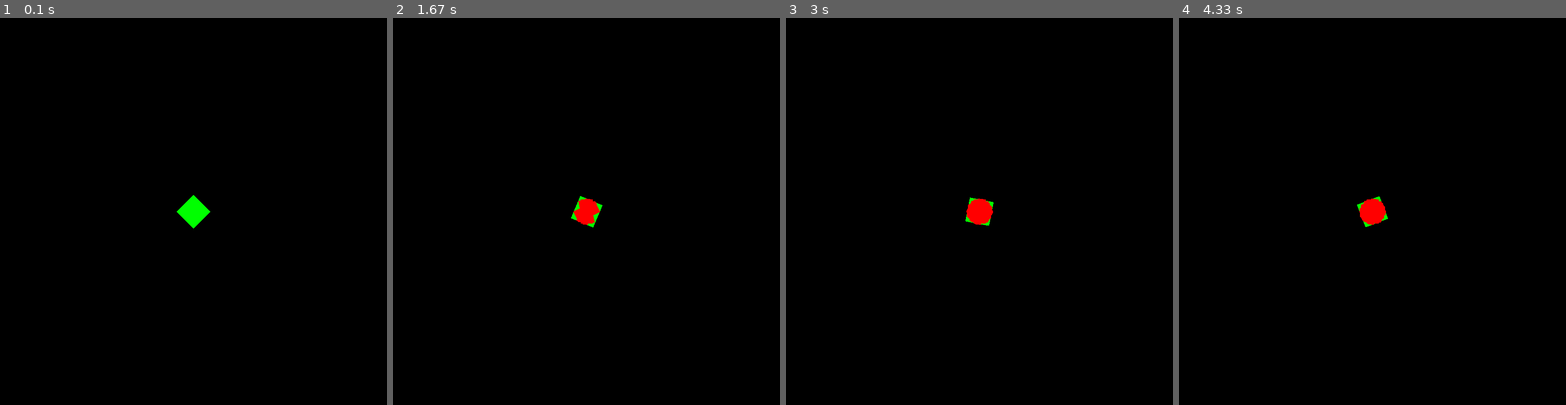
Above: before the commit, frames 1-4 (left to right).
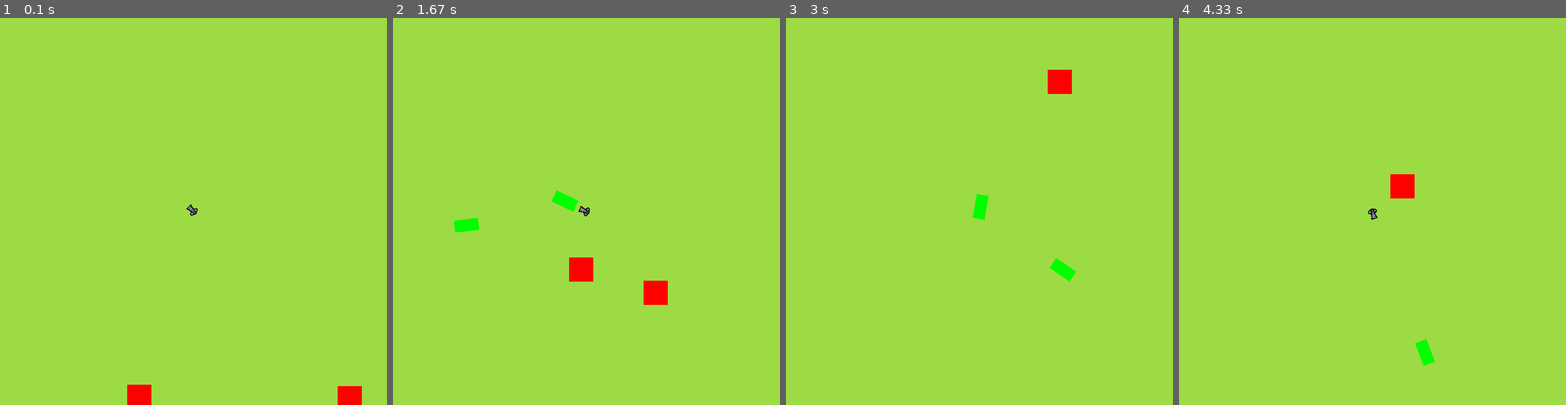
Above: after the commit, the same moments.

Repository: quinn-skidmore/pygame-top-down-shooter
Game: pygame game, started from main.py
Same seed, same stepped clock (60 frames per second), same inputs: the game is played once before the commit and once after it.
Inputs (mouse positions are in pixels of both pictures, inside the frame that each line leads up to):
- Up to frame 1 (0.1 s): no input
- Up to frame 2 (1.67 s): click (586, 211) at 0.38 s; hold Right 0.67-1.13 s; click (710, 199) at 0.75 s; hold Up 1.17-1.47 s; click (493, 215) at 1.25 s; hold Right from 1.5 s (still down); click (466, 153) at 1.58 s
- Up to frame 3 (3 s): release Right at 1.97 s; hold Left 2-2.53 s; click (1037, 76) at 2.08 s; hold Down 2.57-2.87 s; click (1025, 246) at 2.65 s; hold Left from 2.9 s (still down); click (987, 79) at 2.98 s
- Up to frame 4 (4.33 s): release Left at 3.3 s; hold Up 3.33-3.7 s; click (1233, 199) at 3.42 s; hold Right from 3.73 s (still down); click (1376, 254) at 3.82 s

The runs differ from the first frame. In frame 1, 100% of the frame differs, in the area x 0-100%, y 0-100%; in frame 2, 100%; in frame 3, 100%; in frame 4, 100%.

Commit message:
sprites are bugged, shooting works, enemies almost work

Diff:
--- a/main.py
+++ b/main.py
@@ -18,19 +18,26 @@
         self.health -= damage
         if(self.health < 0):
             entities.remove(self)
+            self.kill()
 
     def move(self):
         self.pos += self.velocity
+        self.rect.centerx = self.pos.x
+        self.rect.centery = self.pos.y
 
 class Player(Entity):
     def __init__(self, pos, health):
         super(Entity, self).__init__()
         self.image = pygame.Surface((50,50), pygame.SRCALPHA, 32)
         self.original_image = pygame.Surface((50,50), pygame.SRCALPHA, 32)
-        self.image.convert_alpha()
-        self.original_image.convert_alpha()
-        self.image.fill((0,255,0))
-        self.original_image.fill((0,255,0))
+        self.shoot_files = ["Cannon/basiccannontop-frame1.png", "Cannon/basiccannontop-frame2.png","Cannon/basiccannontop-frame3.png"]
+        self.shoot_images = [pygame.image.load(filename).convert_alpha() for filename in self.shoot_files]
+        self.index = 0
+
+        self.pics = [[self.shoot_images[0]],[img for img in self.shoot_images]]
+        self.image = self.pics[0][0]
+        self.original_image = self.pics[0][0]
+
         self.rect = self.image.get_rect(center = pos)
         self.pos = pos
         self.velocity = pygame.Vector2(0,0)
@@ -40,20 +47,21 @@
     def shoot(self):
         self.bullets.add(Bullet(self.rect.center,10))
 
+
     def point_to_mouse(self):
         mouse_x, mouse_y = pygame.mouse.get_pos()
         rel_x, rel_y = mouse_x - self.rect.x, mouse_y - self.rect.y
         angle = (180 / math.pi) * -math.atan2(rel_y, rel_x)
-        self.image = pygame.transform.rotate(self.original_image, int(angle))
+        self.image = pygame.transform.rotate(self.original_image, int(angle) - 90)
         self.rect = self.image.get_rect(center=self.pos)
 
 class Bullet(Entity):
     def __init__(self, pos, speed):
         super(Entity, self).__init__()
-        self.image = pygame.Surface((25,50), pygame.SRCALPHA, 32)
+        self.image = pygame.Surface((50,25), pygame.SRCALPHA, 32)
         self.image.convert_alpha()
 
-        self.image.fill((255,0,0))
+        self.image.fill((0,255,0))
         self.rect = self.image.get_rect(center = pos)
         self.velocity = pygame.Vector2(0,0)
         self.speed = speed
@@ -68,21 +76,77 @@
         angle = (180 / math.pi) * -math.atan2(rel_y, rel_x)
         self.image = pygame.transform.rotate(self.image, int(angle))
         self.rect = self.image.get_rect(center=self.pos)
+
+class Enemy(Entity):
+    def __init__(self, health, player):
+        super(Entity, self).__init__()
+        self.image = pygame.Surface((50,50), pygame.SRCALPHA, 32)
+        self.original_image = pygame.Surface((50,50), pygame.SRCALPHA, 32)
+        self.image.convert_alpha()
+        self.original_image.convert_alpha()
+        self.image.fill((255,0,0))
+        self.original_image.fill((0,255,0))
+
+        self.pos = pygame.Vector2(0,0)
+        spawn_wall = random.randint(0,4)
+        if(spawn_wall == 0):
+            self.pos.x = random.randint(0,800)
+            self.pos.y = 800
+        elif(spawn_wall == 1):
+            self.pos.y = random.randint(-800,0)
+            self.pos.x = -800
+        elif(spawn_wall == 2):
+            self.pos.x = random.randint(0,800)
+            self.pos.y = -800
+        else:
+            self.pos.y = random.randint(-800,0)
+            self.pos.x = 800
+
+        self.rect = self.image.get_rect(center = self.pos)
+        self.velocity = pygame.Vector2(0,0)
+        self.health = health
+        self.player = player
+        self.speed = 3
+
+        self.point_to_player()
+
+    def point_to_player(self):
+        player_x = player.pos.x
+        player_y = player.pos.y
+        rel_x, rel_y = player_x - self.rect.x, player_y - self.rect.y
+        self.velocity = pygame.Vector2(rel_x,rel_y).normalize() * self.speed
+
+    def collision_detector(self):
+        gets_hit = pygame.sprite.spritecollide(self, player.bullets, True)
+        if(gets_hit):
+            self.take_damage(1)
+        if(pygame.Rect.colliderect(self.rect,self.player.rect)):
+            self.kill()
+
+
 # Initialize Pygame and give access to all the methods in the package
 pygame.init()
 
 # Set up the screen dimensions
 screen_width = 800
 screen_height = 800
-screen = pygame.display.set_mode((screen_width, screen_height))
+screen = pygame.display.set_mode((screen_width, screen_height), pygame.SCALED)
+
+screen.fill((156,219,67))
 pygame.display.set_caption("Top Down Shooter")
 
 # Create clock to later control frame rate
 clock = pygame.time.Clock()
 
 entities = pygame.sprite.Group()
-player = Player((400,400),1000)
+enemies = pygame.sprite.Group()
+player = Player(pygame.Vector2(400,400),1000)
 entities.add(player)
+
+for i in range(0,5):
+    enemies.add(Enemy(1,player))
+
+entities.add(enemies)
 # Main game loop
 running = True
 while running:
@@ -93,27 +157,19 @@
         if event.type == pygame.MOUSEBUTTONDOWN:
             player.shoot()
             print("Shoot")
-    screen.fill((0,0,0))
+    screen.fill((156,219,67))
 
-        # Get the state of all keys
-    # Update rectangle position based on key presses
-    # if keys[pygame.K_LEFT]:
-    #     sq.rect.x -= 2
-    # if keys[pygame.K_RIGHT]:
-    #     sq.rect.x += 2
-    # if keys[pygame.K_UP]:
-    #     sq.rect.y -= 2
-    # if keys[pygame.K_DOWN]:
-    #     sq.rect.y += 2
+    for enemy in enemies:
+        enemy.move()
+        enemy.collision_detector()
 
-    for entity in entities:
-        entity.take_damage(1)
     entities.draw(screen)
     player.point_to_mouse()
     for bullet in player.bullets:
         bullet.move()
     player.bullets.draw(screen)
     # Update the display
+
     pygame.display.flip()
     clock.tick(60)
 
Binary file added: Cannon/basiccannontop-frame1.png
Binary file added: Cannon/basiccannontop-frame2.png
Binary file added: Cannon/basiccannontop-frame3.png
Binary file added: cannonbasesprite.png
